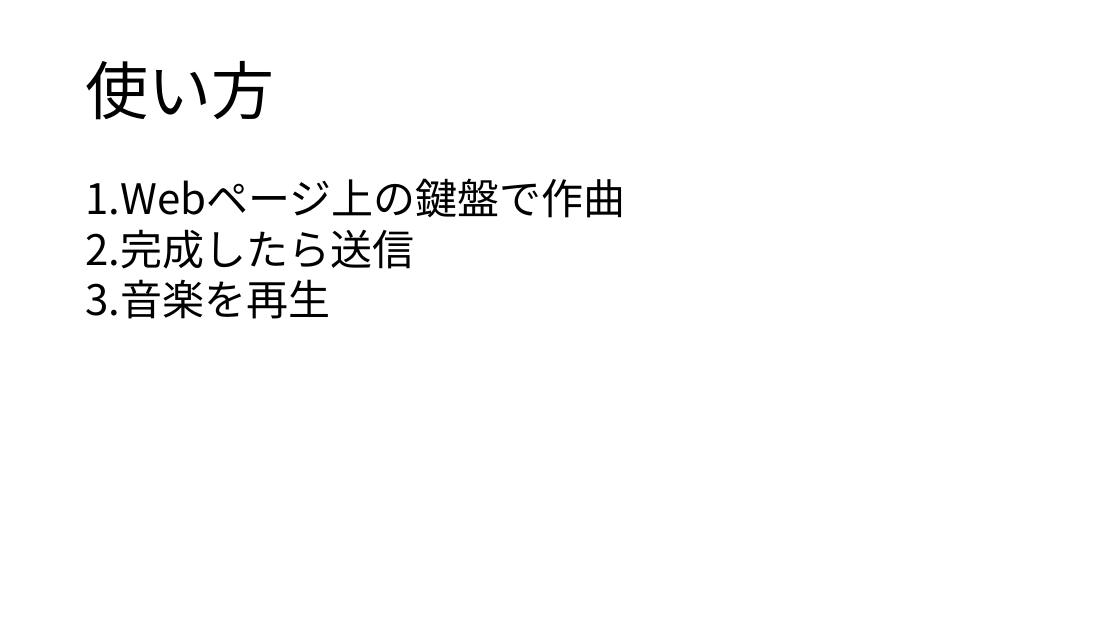
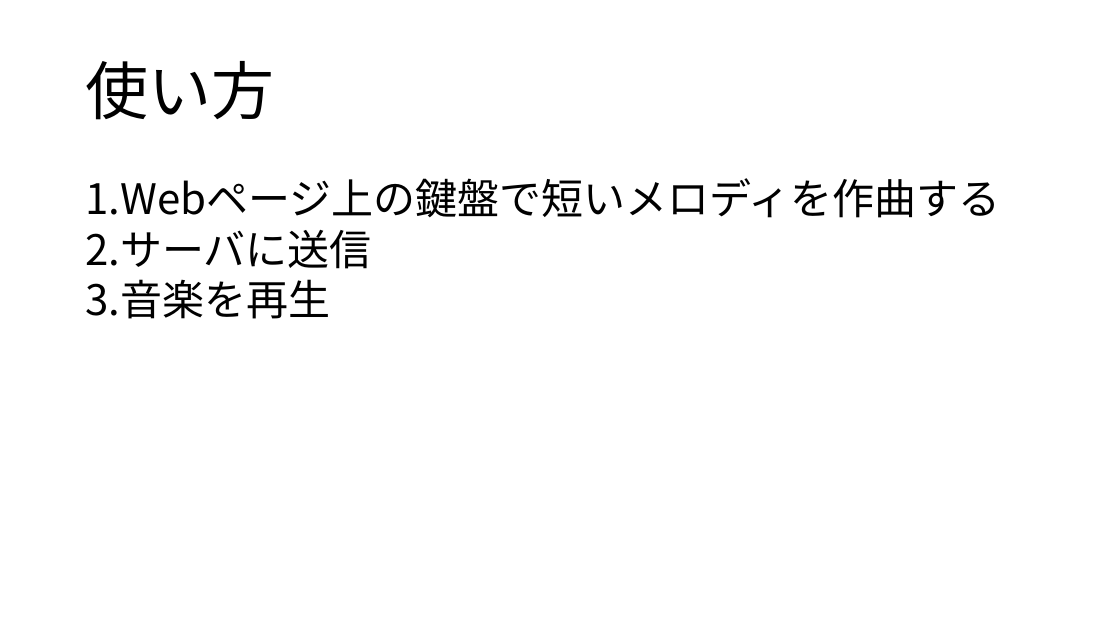
Before and after one commit to yoshitake266/bitComposer_prj, a slide deck: slide 4 of presentation/bit Composer.pptx (slide 5 before the commit). Drawn at 1120x630 pixels with LibreOffice and Linux fonts; fonts in the diff are those of the drawing. Boxes give left, top, right and bottom in pixels: in the first picture for what was removed or moved away, otherwise in the second. Text is boxed around its words. In the diff, an @@ line names an element or a change of style, - is before the commit and + after.

Commit message:
Updated pptx

```diff
--- a/presentation/bit Composer.pptx
+++ b/presentation/bit Composer.pptx
@@ text at [85, 178, 1000, 269]: text changed @@
-1. Webページ上の鍵盤で作曲
-2. 完成したら送信
+1. Webページ上の鍵盤で短いメロディを作曲する
+2. サーバに送信
```
Also in this commit, not shown: 4 other slides changed, 4 slides removed.
